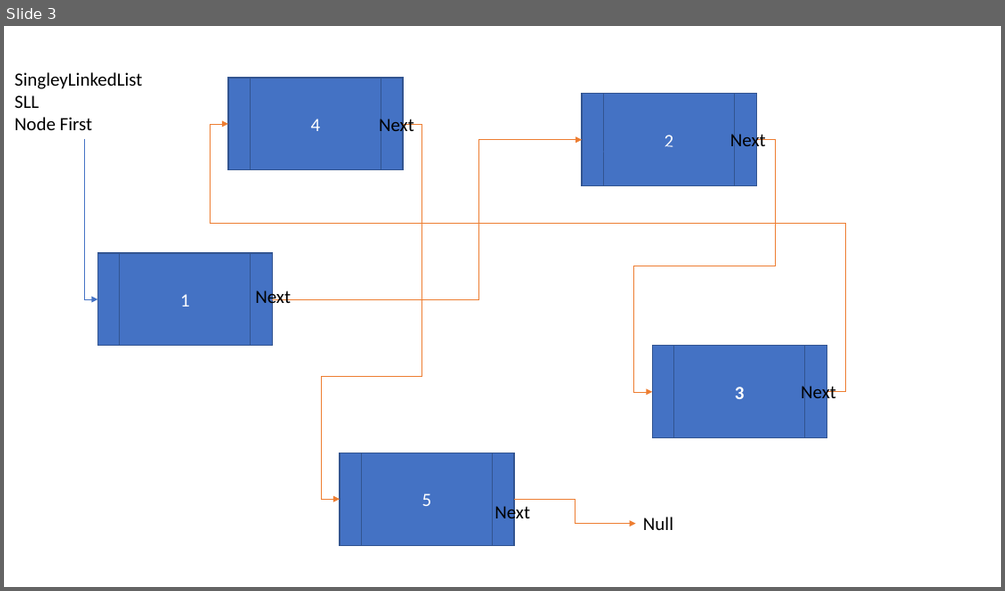
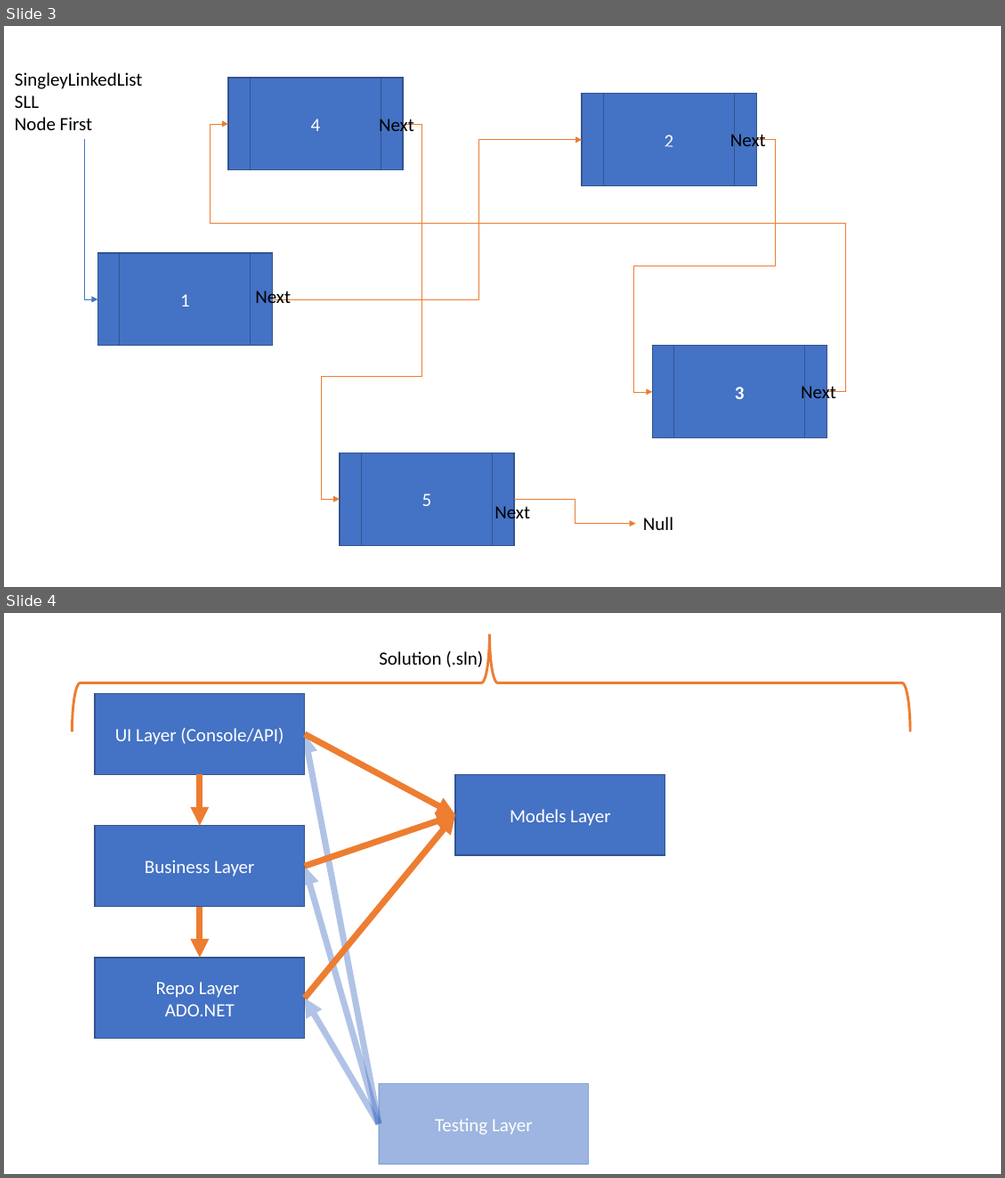
Before and after one commit to 042423-Chevron-batch/Trainer_Code, a slide deck: Marks Drawrings.pptx. Shown one above the other, each under a label of ours: slide 3 before the commit, slides 3 and 4 after it. The pictures are 1005x591 and 1005x1178 pixels, drawn with LibreOffice and Linux fonts; fonts in the diff are those of the drawing. Boxes give left, top, right and bottom in pixels: in the first picture for what was removed or moved away, otherwise in the second. Text is boxed around its words. In the diff, an @@ line names an element or a change of style, - is before the commit and + after.

```diff
--- a/Marks Drawrings.pptx
+++ b/Marks Drawrings.pptx
@@ slide 4 added at bbox=[4, 613, 1001, 1174], background #FFFFFF @@
@@ left brace added at bbox=[72, 634, 910, 732], outline #ED7D31 2.5 pt @@
@@ text added at bbox=[379, 651, 483, 667], 18 pt, text #000000 @@
+Solution (.sln)
@@ rectangle added at bbox=[95, 694, 305, 774], fill #4472C4, outline #325491 1 pt, 18 pt, text #FFFFFF @@
+UI Layer (Console/API)
@@ arrow added from (379, 1124) to (305, 734), #4472C4 6 pt @@
@@ arrow added from (305, 734) to (455, 815), #ED7D31 6 pt @@
@@ arrow added from (200, 774) to (200, 826), #ED7D31 6 pt @@
@@ rectangle added at bbox=[455, 774, 666, 855], fill #4472C4, outline #325491 1 pt, 18 pt, text #FFFFFF @@
+Models Layer
@@ rectangle added at bbox=[95, 826, 305, 906], fill #4472C4, outline #325491 1 pt, 18 pt, text #FFFFFF @@
+Business Layer
@@ arrow added from (305, 866) to (455, 815), #ED7D31 6 pt @@
@@ arrow added from (305, 998) to (455, 815), #ED7D31 6 pt @@
@@ arrow added from (379, 1124) to (305, 866), #4472C4 6 pt @@
@@ arrow added from (200, 906) to (200, 957), #ED7D31 6 pt @@
@@ rectangle added at bbox=[95, 957, 305, 1038], fill #4472C4, outline #325491 1 pt, 18 pt, text #FFFFFF @@
+Repo Layer
+ADO.NET
@@ arrow added from (379, 1124) to (305, 998), #4472C4 6 pt @@
@@ rectangle added at bbox=[379, 1083, 589, 1164], fill #4472C4 at 52% opacity, outline #4472C4 1 pt, 18 pt, text #FFFFFF @@
+Testing Layer
```
Also in this commit, not shown: 22 other files.
